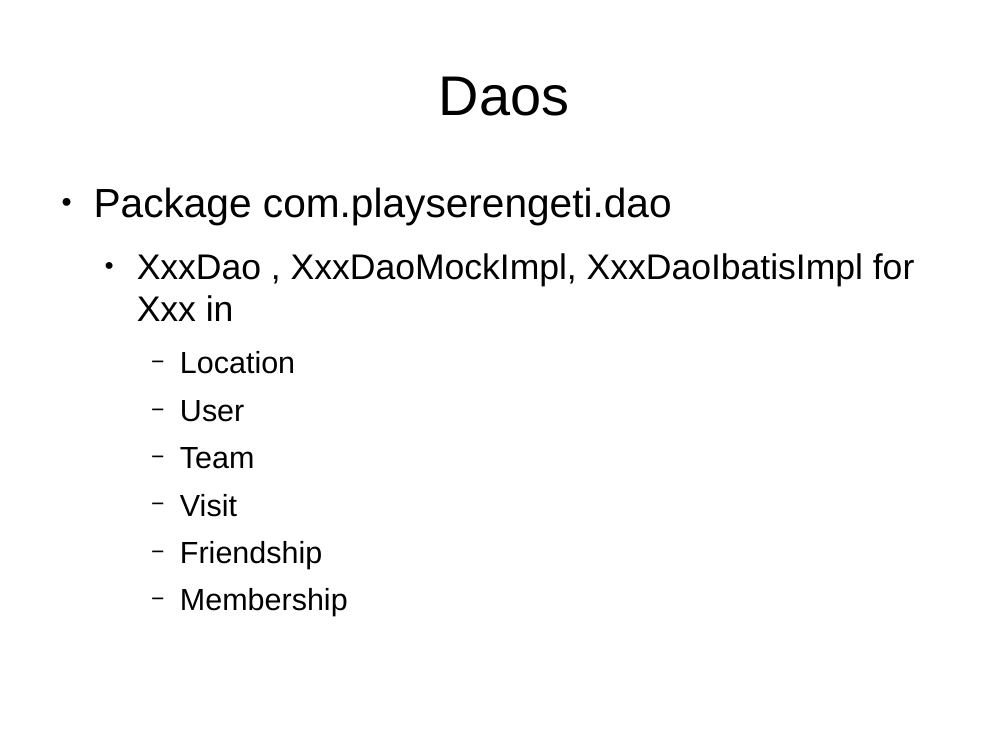
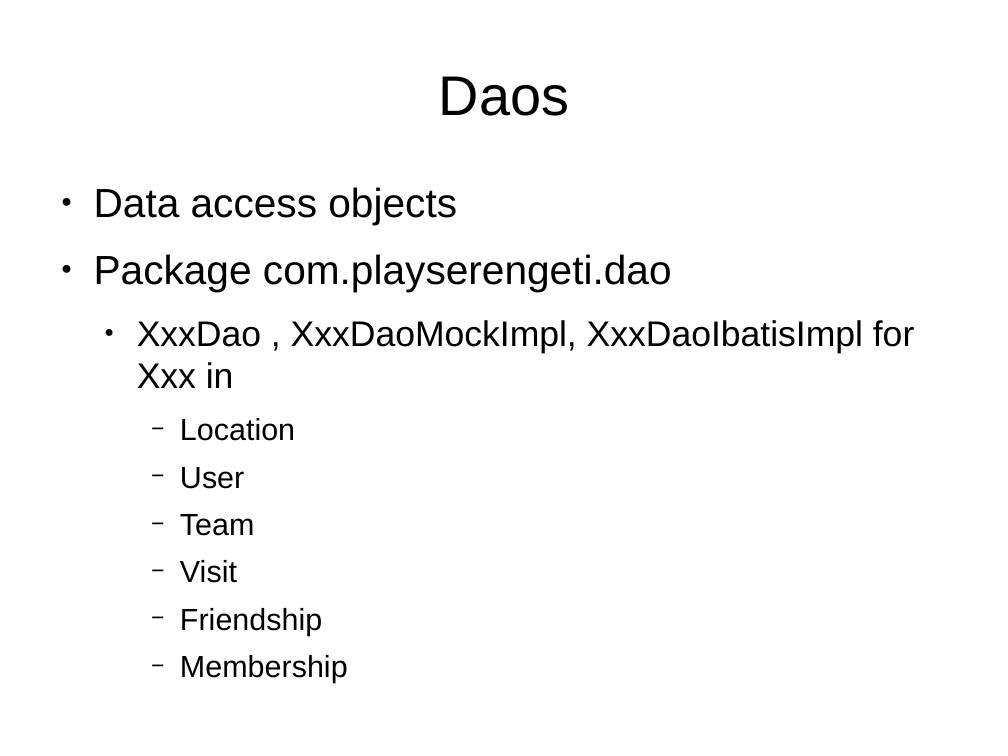
Before and after one commit to lmucs/playserengeti, a slide deck: slide 13 of serengeti/src/site/serengeti.odp (slide 12 before the commit). Drawn at 1008x756 pixels with LibreOffice and Linux fonts; fonts in the diff are those of the drawing. Boxes give left, top, right and bottom in pixels: in the first picture for what was removed or moved away, otherwise in the second. Text is boxed around its words. In the diff, an @@ line names an element or a change of style, - is before the commit and + after.

```diff
--- a/serengeti/src/site/serengeti.odp
+++ b/serengeti/src/site/serengeti.odp
@@ text at bbox=[94, 187, 457, 225]: paragraph added @@
+● Data access objects
```
Also in this commit, not shown: 4 other slides changed, 4 slides added, 3 slides removed.
